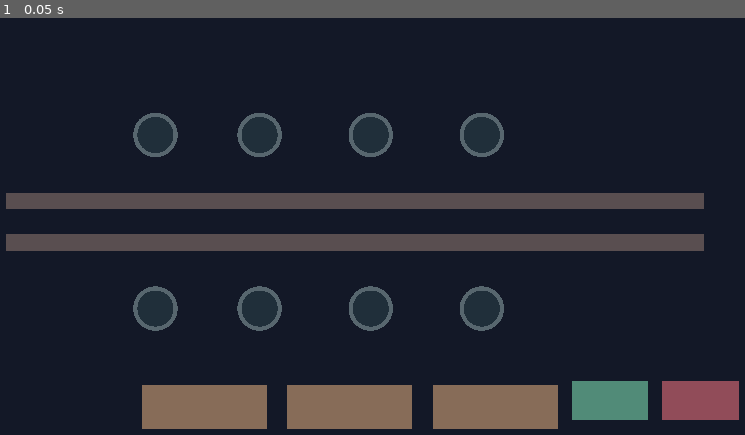
Above: before the commit, frame 1.
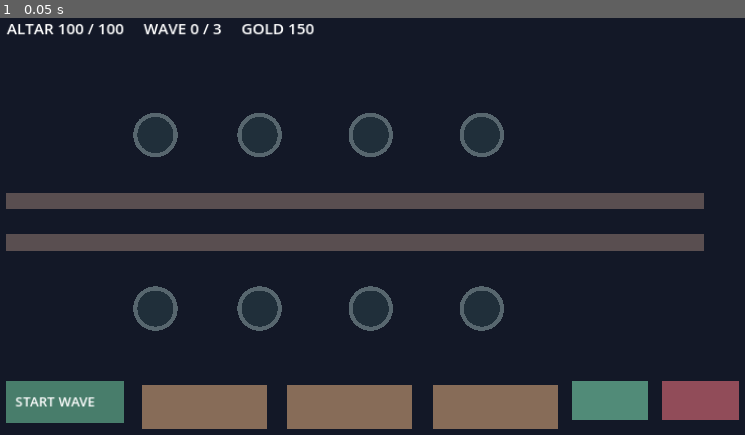
Above: after the commit, the same moment.

Repository: DoctorStrangeSH/Last-Ritual
Game: Godot game, scene res://scenes/topdown_td_prototype.tscn
Same seed, same stepped clock (60 frames per second), same inputs: the game is played once before the commit and once after it. This scene is started directly instead of the project's main scene.
Inputs:
- Up to frame 1 (0.05 s): no input

The runs differ from the first frame. In frame 1, 2.1% of the frame differs, in the area x 0-43%, y 1-98%.

Commit message:
feat(v2): clickable wave launch and altar gold HUD

Diff:
--- a/scripts/topdown_td_prototype.gd
+++ b/scripts/topdown_td_prototype.gd
@@ -2,6 +2,7 @@
 ## V2 independent top-down TD construction slice. No paths or wave spawning yet.
 const SLOT_POSITIONS := [Vector2(280, 190), Vector2(430, 190), Vector2(590, 190), Vector2(750, 190), Vector2(280, 440), Vector2(430, 440), Vector2(590, 440), Vector2(750, 440)]
 const COSTS := {"bone": 30, "fire": 45, "necro": 60}
+const WAVE_BUTTON := Rect2(65, 545, 170, 60)
 var slots: Array[Dictionary] = []
 var selected_type := ""
 var selected_slot := -1
@@ -168,6 +169,9 @@
             queue_redraw()
         elif event.button_index == MOUSE_BUTTON_LEFT:
             var point := get_global_mouse_position()
+            if WAVE_BUTTON.has_point(point):
+                start_wave()
+                return
             var types := ["bone", "fire", "necro"]
             for i in range(types.size()):
                 if Rect2(260.0 + i * 210.0, 550.0, 180.0, 64.0).has_point(point):
@@ -187,6 +191,9 @@
 
 func _draw() -> void:
     draw_rect(Rect2(Vector2.ZERO, Vector2(1152, 648)), Color("#131827"))
+    draw_string(ThemeDB.fallback_font, Vector2(66, 45), "ALTAR %d / 100     WAVE %d / 3     GOLD %d" % [altar_hp, wave_number, coins], HORIZONTAL_ALIGNMENT_LEFT, -1, 22, Color.WHITE)
+    draw_rect(WAVE_BUTTON, Color("#487d6b") if enemies.is_empty() and wave_number < 3 and altar_hp > 0 else Color("#454b54"))
+    draw_string(ThemeDB.fallback_font, Vector2(78, 581), "START WAVE", HORIZONTAL_ALIGNMENT_LEFT, -1, 19, Color.WHITE)
     for path in PATHS:
         for i in range(path.size() - 1):
             draw_line(path[i], path[i + 1], Color("#594e50"), 24.0)
